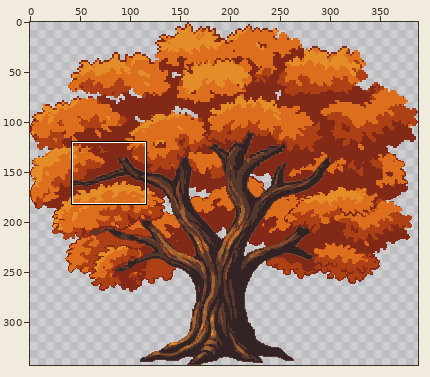
Pixel-art file, stored at art/source/cp_oak/cp_oak.aseprite. The picture above shows the old version from afar; the outline marks the close-up.
Close-up. Earlier state:
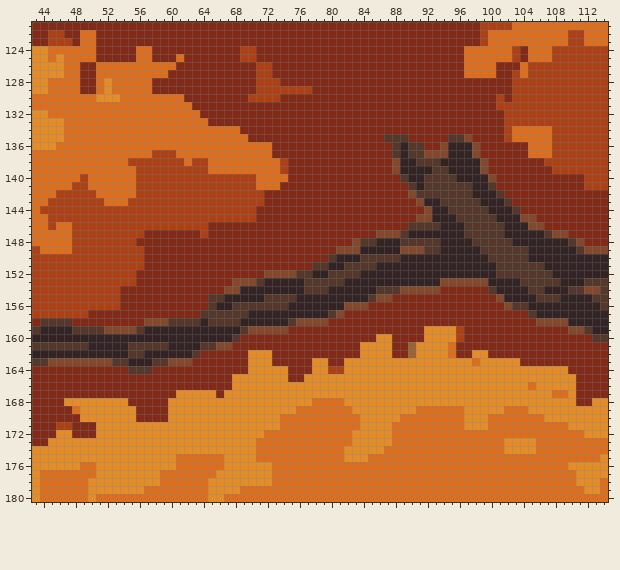
388x343 pixels, 1 frame. Shown: x 43..114, y 121..180. The commit also changed other parts of the picture, which this record leaves out.
The result:
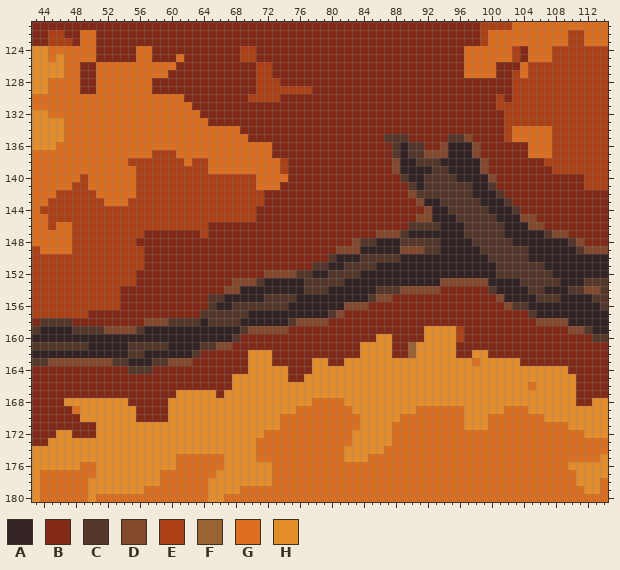
Palette (. is transparent): A #332324  B #832918  C #55382b  D #84492c  E #ae4015  F #9a6333  G #dc6e1d  H #e48c28
From old to new:
Colour E gives way to colour B in row 171 at x 46 to 47.
Colour H gives way to colour G in rows 128 to 129 at x 52; in row 130 at x 51 to 53; in rows 173 to 174 at x 102 to 105.
Colour E gives way to colour H in row 164 at x 80 to 81.
Colour G gives way to colour H in rows 161 to 162 at x 95; in row 167 at x 108 to 109.
Pixel boxes of the changes (left, top, right, bottom) in both close-ups:
changed: (96, 78, 120, 102)
changed: (448, 342, 456, 358)
changed: (328, 366, 344, 374)
changed: (552, 390, 568, 398)
changed: (56, 422, 72, 430)
changed: (504, 438, 536, 454)
